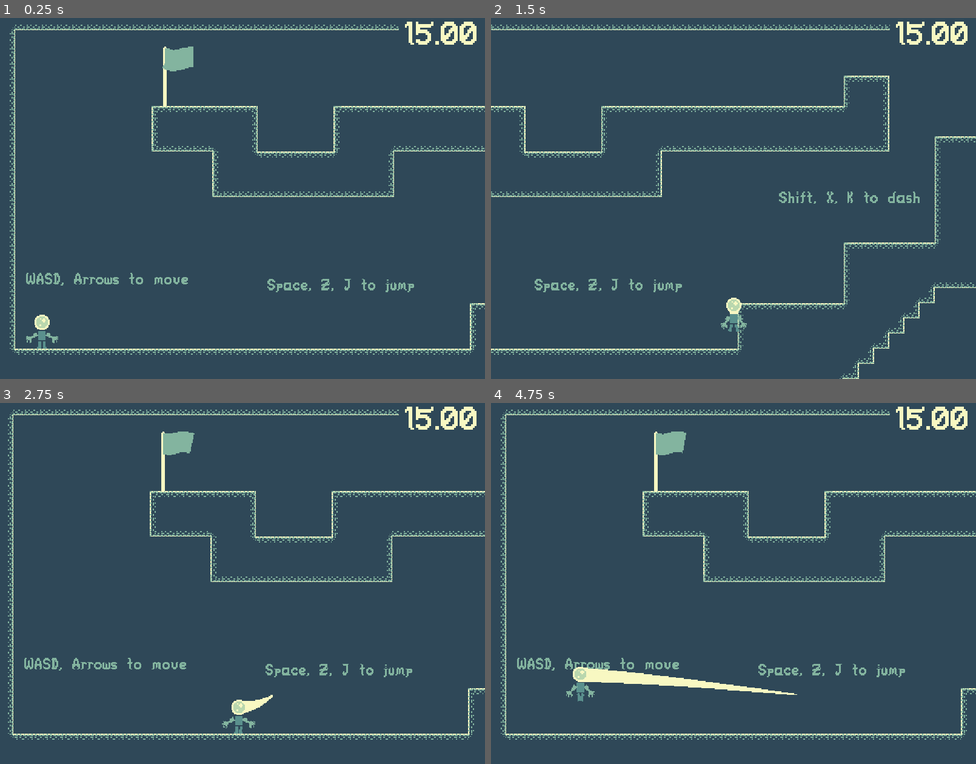
Above: before the commit, frames 1-4 (two rows, left to right).
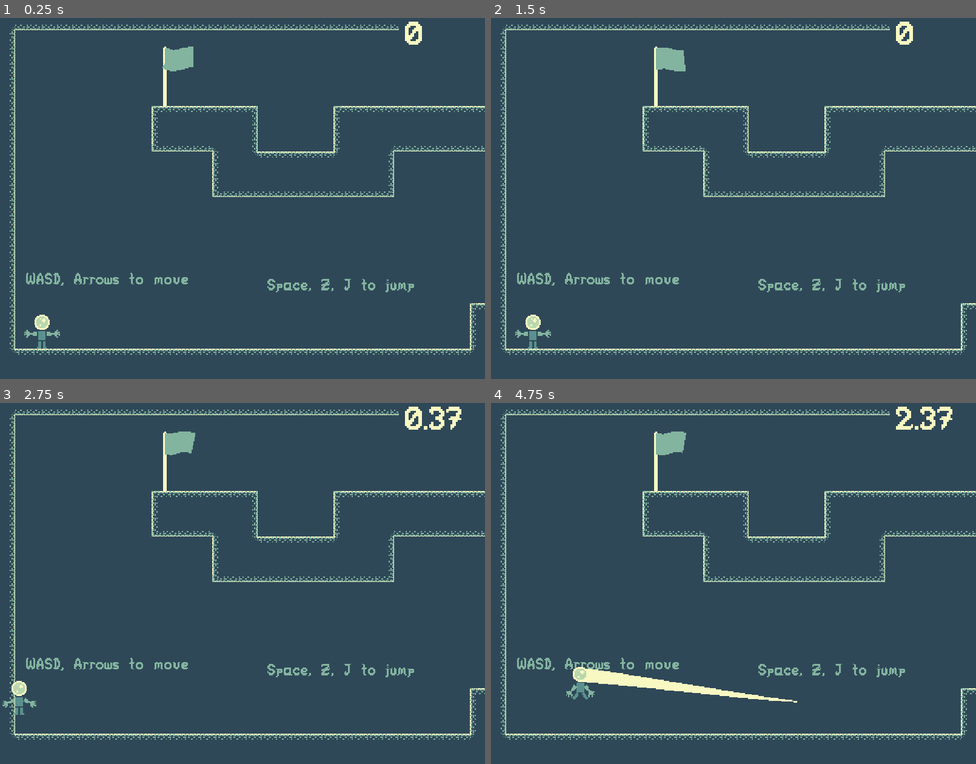
Above: after the commit, the same moments.

Repository: Kaselord/speedrunning_game
Game: Godot game, scene res://scenes/levels/000.tscn
Two runs of this game, one before a commit and one after it. Both use one fixed random seed, a clock stepped at 60 frames per second and the inputs below.
Inputs:
- Up to frame 1 (0.25 s): no input
- Up to frame 2 (1.5 s): hold D (right) from 0.53 s (still down); tap Shift (dash) at 0.6 s; tap Space (jump) at 0.77, 0.8, 1.07, 1.35 s
- Up to frame 3 (2.75 s): tap Space (jump) at 1.52, 1.82, 2.3 s; tap Shift (dash) at 1.55, 2.1 s; release D (right) at 2.03 s; hold A (left) from 2.03 s (still down)
- Up to frame 4 (4.75 s): release A (left) at 2.78 s; hold D (right) 2.78-4.28 s; tap Shift (dash) at 2.85, 4.35 s; tap Space (jump) at 3.02, 3.32, 3.6, 3.77, 4.07, 4.52 s; hold A (left) from 4.28 s (still down)

The runs differ from the first frame. In frame 1, 0.6% of the frame differs, in the area x 5-99%, y 1-91%; in frame 2, 7.2%, in the area x 0-100%, y 1-100%; in frame 3, 5.5%; in frame 4, 1.4%.

Commit message:
timer

Diff:
--- a/scenes/autoloads/globals.tscn
+++ b/scenes/autoloads/globals.tscn
@@ -1,7 +1,10 @@
-[gd_scene load_steps=4 format=3 uid="uid://btdcesgatywm3"]
+[gd_scene load_steps=7 format=3 uid="uid://btdcesgatywm3"]
 
 [ext_resource type="Script" path="res://scripts/globals.gd" id="1_sf5ct"]
 [ext_resource type="FontFile" uid="uid://bkdup4giffeyl" path="res://resources/fonts/sandfont.ttf" id="2_mmwod"]
+[ext_resource type="AudioStream" uid="uid://b36bstfbfqovo" path="res://audio/sfx/three_two_one_go.mp3" id="3_k8chj"]
+[ext_resource type="AudioStream" uid="uid://cara1ph31lqoc" path="res://audio/sfx/you_win.mp3" id="4_68hwq"]
+[ext_resource type="AudioStream" uid="uid://ubmnl2s62v1y" path="res://audio/sfx/times_up.mp3" id="5_nvjsy"]
 
 [sub_resource type="LabelSettings" id="LabelSettings_qrm1p"]
 font = ExtResource("2_mmwod")
@@ -25,3 +28,12 @@
 offset_bottom = 26.0
 text = "15.00"
 label_settings = SubResource("LabelSettings_qrm1p")
+
+[node name="start" type="AudioStreamPlayer" parent="."]
+stream = ExtResource("3_k8chj")
+
+[node name="win" type="AudioStreamPlayer" parent="."]
+stream = ExtResource("4_68hwq")
+
+[node name="lose" type="AudioStreamPlayer" parent="."]
+stream = ExtResource("5_nvjsy")
--- a/scenes/flag.tscn
+++ b/scenes/flag.tscn
@@ -22,3 +22,5 @@
 [node name="CollisionShape2D" type="CollisionShape2D" parent="."]
 position = Vector2(14, -31.5)
 shape = SubResource("RectangleShape2D_o3p4m")
+
+[connection signal="body_entered" from="." to="." method="_on_body_entered"]
--- a/scripts/flag.gd
+++ b/scripts/flag.gd
@@ -3,7 +3,14 @@
 var time : float = 0.0
 
 func _physics_process(delta):
-	time += delta
-	for point_idx in $thing.get_point_count():
-		if point_idx > 1:
-			$thing.points[point_idx].y =  sin(time * 3 + float(point_idx) * 0.4) * 2
+	if Globals.should_be_running:
+		time += delta
+		for point_idx in $thing.get_point_count():
+			if point_idx > 1:
+				$thing.points[point_idx].y =  sin(time * 3 + float(point_idx) * 0.4) * 2
+
+
+func _on_body_entered(body):
+	if body.is_in_group("player"):
+		Globals.should_be_running = false
+		Globals.has_won = true
--- a/scripts/globals.gd
+++ b/scripts/globals.gd
@@ -1 +1,33 @@
 extends Node
+
+var time : float = 0.0
+var time_until_start : float = 0.0
+var should_be_running = false
+var min_time : float = 15.0
+var gold_time : float = 4.0
+var has_won = false
+
+
+func start_time(minimum : float, gold : float):
+	has_won = false
+	min_time = minimum
+	gold_time = gold
+	should_be_running = true
+	time_until_start = 2.36
+	$start.play()
+
+
+func _physics_process(delta):
+	$interface/timer_text.text = str(snapped(time, 0.01))
+	if should_be_running:
+		if time > min_time:
+			$lose.play()
+			should_be_running = false
+		if time_until_start > 0:
+			time_until_start -= delta
+		else:
+			time += delta
+	else:
+		if has_won:
+			$win.play()
+			has_won = false
--- a/scripts/level_basis.gd
+++ b/scripts/level_basis.gd
@@ -2,3 +2,7 @@
 
 @export var minimum_time : float = 15.0
 @export var gold_time : float = 5.0
+
+
+func _ready():
+	Globals.start_time(minimum_time, gold_time)
--- a/scripts/player.gd
+++ b/scripts/player.gd
@@ -17,6 +17,10 @@
 var has_been_on_floor : int = 0
 var has_done_jump_input : int = 0
 var dash_bounces : int = 0
+
+
+func _ready():
+	add_to_group("player")
 
 
 func _process(_delta):
@@ -63,47 +67,48 @@
 		velocity = dash_dir.normalized() * MOVE_SPEED * 5 * Vector2(1, 0.5)
 		is_dashing -= 1
 
-	move_and_slide()
+	if Globals.should_be_running && Globals.time_until_start <= 0:
+		move_and_slide()
 
-	# legs
-	footrot += velocity.x * 0.15 * delta
-	if abs(velocity.x) < MOVE_SPEED * 0.1:
-		$visuals/foot_right.rotation_degrees = lerp($visuals/foot_right.rotation_degrees, 0.0, 0.2)
-		$visuals/foot_left.rotation_degrees = lerp($visuals/foot_left.rotation_degrees, 0.0, 0.2)
-	else:
-		$visuals/foot_right.rotation_degrees = sin(footrot) * 40
-		$visuals/foot_left.rotation_degrees = sin(footrot + PI) * 40
+		# legs
+		footrot += velocity.x * 0.15 * delta
+		if abs(velocity.x) < MOVE_SPEED * 0.1:
+			$visuals/foot_right.rotation_degrees = lerp($visuals/foot_right.rotation_degrees, 0.0, 0.2)
+			$visuals/foot_left.rotation_degrees = lerp($visuals/foot_left.rotation_degrees, 0.0, 0.2)
+		else:
+			$visuals/foot_right.rotation_degrees = sin(footrot) * 40
+			$visuals/foot_left.rotation_degrees = sin(footrot + PI) * 40
 
-	# arms
-	var velocity_adder = -velocity.y * 0.2
-	$visuals/hand_right.rotation_degrees = 10 + lerp($visuals/hand_right.rotation_degrees, velocity_adder, 0.3)
-	$visuals/hand_left.rotation_degrees = -10 + lerp($visuals/hand_left.rotation_degrees, -velocity_adder, 0.3)
+		# arms
+		var velocity_adder = -velocity.y * 0.2
+		$visuals/hand_right.rotation_degrees = 10 + lerp($visuals/hand_right.rotation_degrees, velocity_adder, 0.3)
+		$visuals/hand_left.rotation_degrees = -10 + lerp($visuals/hand_left.rotation_degrees, -velocity_adder, 0.3)
 
-	# trail movement
-	var trail = $visuals/trail
-	var prev_point : Vector2
-	for point_idx in trail.get_point_count():
-		if point_idx == 0:
-			trail.set_point_position(point_idx, Vector2(0, 0))
-			prev_point = Vector2(0, 0)
-		else:
-			trail.points[point_idx] += (prev_pos - position)
-			trail.points[point_idx] = lerp(trail.points[point_idx], prev_point, 0.4) + Vector2(0, sin(float(point_idx) * 0.4 + time * 12) * velocity.x * 0.001)
-		prev_point = trail.points[point_idx]
+		# trail movement
+		var trail = $visuals/trail
+		var prev_point : Vector2
+		for point_idx in trail.get_point_count():
+			if point_idx == 0:
+				trail.set_point_position(point_idx, Vector2(0, 0))
+				prev_point = Vector2(0, 0)
+			else:
+				trail.points[point_idx] += (prev_pos - position)
+				trail.points[point_idx] = lerp(trail.points[point_idx], prev_point, 0.4) + Vector2(0, sin(float(point_idx) * 0.4 + time * 12) * velocity.x * 0.001)
+			prev_point = trail.points[point_idx]
 
-	if x_input_control < 1.0:
-		x_input_control += 0.05
+		if x_input_control < 1.0:
+			x_input_control += 0.05
 
-	if lingering_dash_time > 0:
-		lingering_dash_time -= 1
+		if lingering_dash_time > 0:
+			lingering_dash_time -= 1
 
-	if has_been_on_floor > 0:
-		has_been_on_floor -= 1
+		if has_been_on_floor > 0:
+			has_been_on_floor -= 1
 
-	if has_done_jump_input > 0:
-		has_done_jump_input -= 1
+		if has_done_jump_input > 0:
+			has_done_jump_input -= 1
 
-	time += delta
+		time += delta
 
 
 func dash():
Not shown, added: audio/sfx/three_two_one_go.mp3.import
Not shown, added: audio/sfx/times_up.mp3.import
Not shown, added: audio/sfx/you_win.mp3.import
Not shown, added: audio/sfx/three_two_one_go.mp3
Not shown, added: audio/sfx/times_up.mp3
Not shown, added: audio/sfx/you_win.mp3
